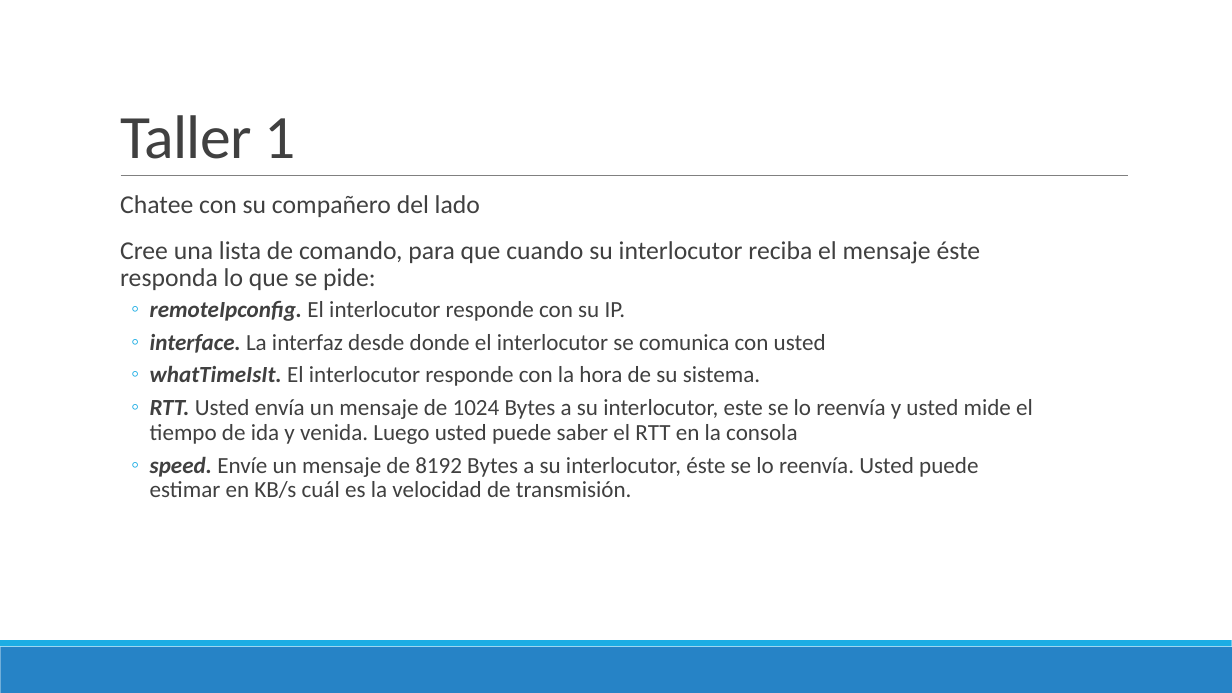
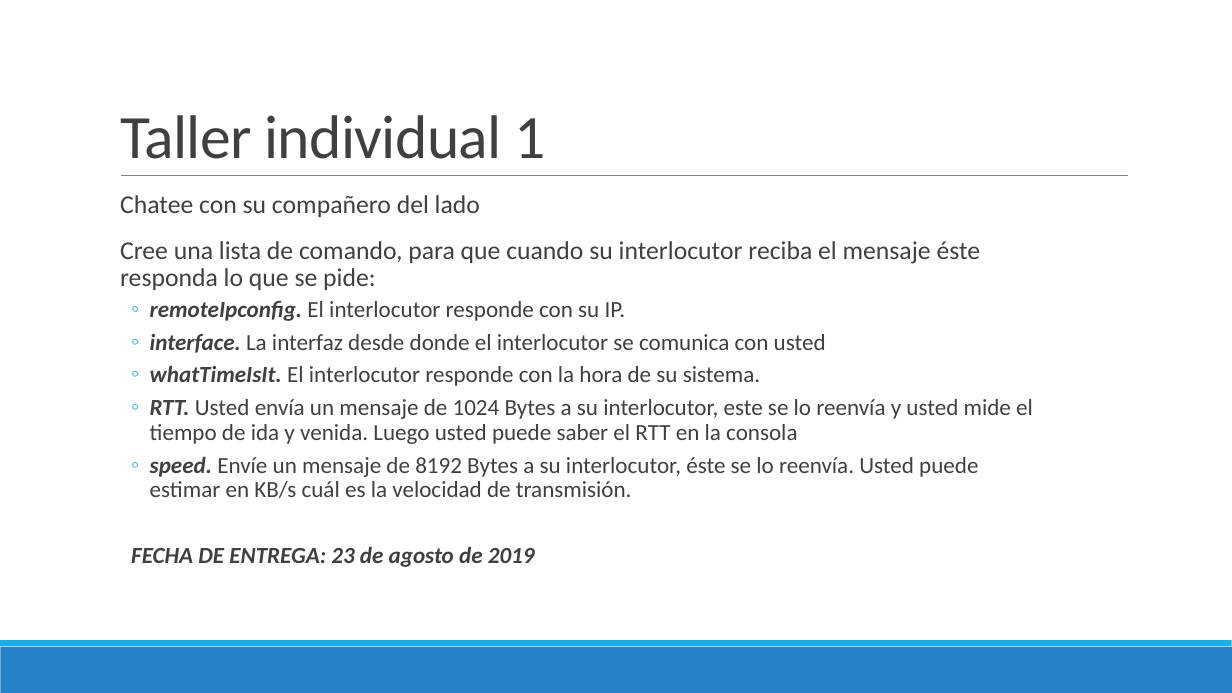
Before and after one commit to Domiciano/ProgramRed192, a slide deck: slide 11 of Clase3/Presentación.pptx. Drawn at 1232x693 pixels with LibreOffice and Linux fonts; fonts in the diff are those of the drawing. Boxes give left, top, right and bottom in pixels: in the first picture for what was removed or moved away, otherwise in the second. Text is boxed around its words. In the diff, an @@ line names an element or a change of style, - is before the commit and + after.

```diff
--- a/Clase3/Presentación.pptx
+++ b/Clase3/Presentación.pptx
@@ title at (x1=120, y1=115, x2=546, y2=159): text changed @@
-Taller 1
+Taller individual 1
@@ text at (x1=131, y1=547, x2=535, y2=567): paragraph added @@
+  FECHA DE ENTREGA: 23 de agosto de 2019
```
Also in this commit, not shown: 26 other files.
